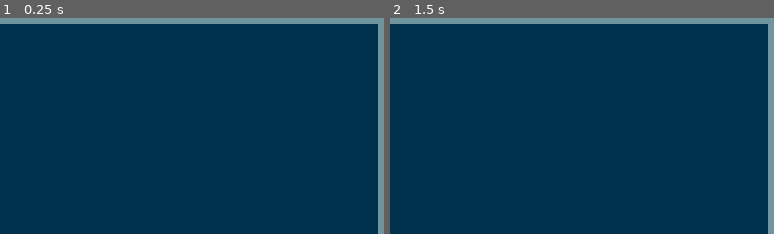
Above: before the commit, frames 1-2 (left to right).
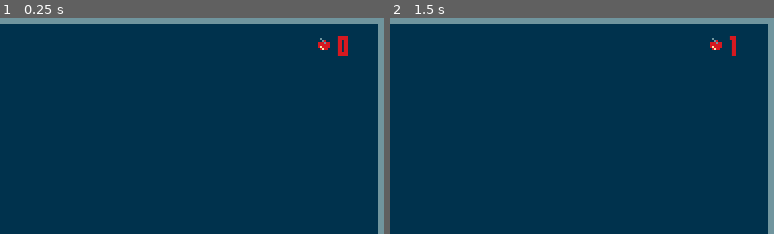
Above: after the commit, the same moments.

Repository: rrebane/godot-snake
Game: Godot game, scene res://scenes/Main.tscn
Two runs of this game, one before a commit and one after it. Both use one fixed random seed, a clock stepped at 60 frames per second and the inputs below.
Inputs:
- Up to frame 1 (0.25 s): no input
- Up to frame 2 (1.5 s): hold Right (ui_right) 0.53-1.28 s; hold Down (ui_down) from 1.28 s (still down)
The pictures show only the part of the screen within x 50-100%, y 0-50%; the shares and areas given below are measured in that part.

The runs differ from the first frame. In frame 1, 0.3% of the frame differs, in the area x 82-91%, y 8-18%; in frame 2, 0.2%.

Commit message:
Add fruit counter

Diff:
--- a/scenes/CanvasLayer.gd
+++ b/scenes/CanvasLayer.gd
@@ -1,8 +1,15 @@
 extends CanvasLayer
+
+var fruits_eaten = 0
 
 func _ready():
 	Events.connect("hit_body", self, "on_hit_body")
+	Events.connect("eat_fruit", self, "on_eat_fruit")
 	pass # Replace with function body.
 
 func on_hit_body():
 	$AnimationPlayer.play("show")
+
+func on_eat_fruit():
+	fruits_eaten += 1
+	$ScoreContainer/HBoxContainer/Label.text = str(fruits_eaten)
--- a/scenes/Main.gd
+++ b/scenes/Main.gd
@@ -1,17 +1,21 @@
 extends Node2D
+
 
 ## SCENES ##
 var fruit = preload("res://scenes/Fruit.tscn")
 
 # Called when the node enters the scene tree for the first time.
 func _ready():
-	Events.connect("eat_fruit", self, "spawn_new_fruit")
+	Events.connect("eat_fruit", self, "on_eat_fruit")
 	Events.connect("hit_body", self, "on_hit_body")
 	pass # Replace with function body.
 
 func on_hit_body():
 	$ClassicSnake.queue_free()
 	pass # Replace with function body.
+
+func on_eat_fruit():
+	spawn_new_fruit()
 
 func spawn_new_fruit():
 	var instance = fruit.instance()
@@ -20,7 +24,6 @@
 	var y = ceil(rand_range(0, mx)) * CELL_LENGTH
 	var x = ceil(rand_range(0, mx)) * CELL_LENGTH
 	var p = Vector2(x, y)
-	print(p)
 	instance.position = p
 	add_child(instance)
 
--- a/scenes/Main.tscn
+++ b/scenes/Main.tscn
@@ -6,6 +6,8 @@
 [ext_resource path="res://scenes/Fruit.tscn" type="PackedScene" id=4]
 [ext_resource path="res://scenes/CanvasLayer.gd" type="Script" id=5]
 [ext_resource path="res://assets/themes/snake_theme.tres" type="Theme" id=6]
+[ext_resource path="res://assets/fruit.png" type="Texture" id=7]
+[ext_resource path="res://assets/fonts/FFFFORWA.TTF" type="DynamicFontData" id=8]
 
 [sub_resource type="Animation" id=1]
 resource_name = "show"
@@ -59,6 +61,10 @@
 "update": 0,
 "values": [ 80, 90, 85.0 ]
 }
+
+[sub_resource type="DynamicFont" id=2]
+size = 8
+font_data = ExtResource( 8 )
 
 [node name="Main" type="Node2D"]
 script = ExtResource( 2 )
@@ -118,4 +124,37 @@
 
 [node name="AnimationPlayer" type="AnimationPlayer" parent="CanvasLayer"]
 anims/show = SubResource( 1 )
+
+[node name="ScoreContainer" type="CenterContainer" parent="CanvasLayer"]
+anchor_left = 1.0
+anchor_right = 1.0
+margin_left = -42.0
+margin_top = 8.0
+margin_right = -8.0
+margin_bottom = 23.0
+grow_horizontal = 0
+__meta__ = {
+"_edit_use_anchors_": false
+}
+
+[node name="HBoxContainer" type="HBoxContainer" parent="CanvasLayer/ScoreContainer"]
+margin_left = 9.0
+margin_top = 2.0
+margin_right = 25.0
+margin_bottom = 13.0
+grow_horizontal = 0
+grow_vertical = 0
+
+[node name="TextureRect" type="TextureRect" parent="CanvasLayer/ScoreContainer/HBoxContainer"]
+margin_right = 6.0
+margin_bottom = 11.0
+texture = ExtResource( 7 )
+
+[node name="Label" type="Label" parent="CanvasLayer/ScoreContainer/HBoxContainer"]
+margin_left = 10.0
+margin_right = 16.0
+margin_bottom = 11.0
+theme = ExtResource( 6 )
+custom_fonts/font = SubResource( 2 )
+text = "0"
 [connection signal="pressed" from="CanvasLayer/TextContainer/HBoxContainer/Button" to="." method="_on_Button_pressed"]
Not shown: 1 places in scenes/Main.tscn that only renumber resources
